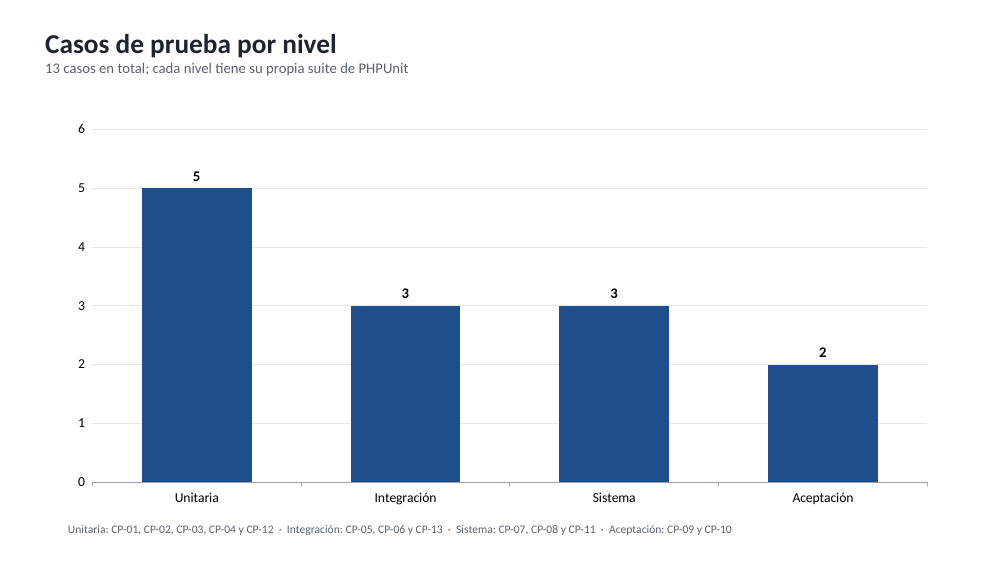
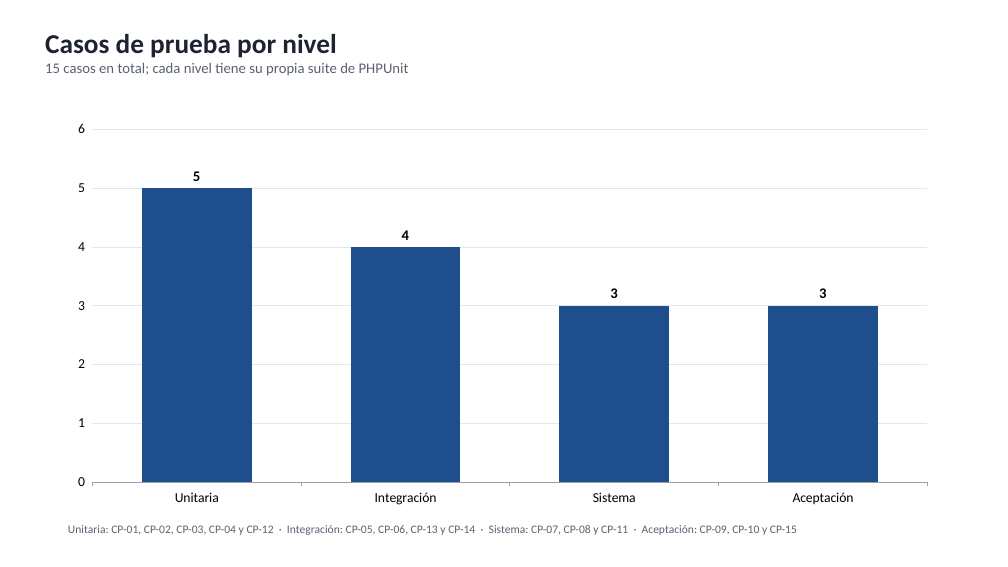
Before and after one commit to azharsonix/sistema-inventario-actividad-2, a slide deck: slide 8 of docs/Segunda parte/Diagramas - Segunda parte.pptx. Drawn at 1008x567 pixels with LibreOffice and Linux fonts; fonts in the diff are those of the drawing. Boxes give left, top, right and bottom in pixels: in the first picture for what was removed or moved away, otherwise in the second. Text is boxed around its words. In the diff, an @@ line names an element or a change of style, - is before the commit and + after.

Commit message:
docs: segunda parte con 15 casos (CP-14 consulta existente y CP-15 proceso completo), gráficas y capturas actualizadas

```diff
--- a/docs/Segunda parte/Diagramas - Segunda parte.pptx
+++ b/docs/Segunda parte/Diagramas - Segunda parte.pptx
@@ text at (x1=45, y1=63, x2=409, y2=76): text changed @@
-13 casos en total; cada nivel tiene su propia suite de PHPUnit
+15 casos en total; cada nivel tiene su propia suite de PHPUnit
@@ column chart at (x1=60, y1=113, x2=945, y2=514) @@
@@ Series 1, Integración: 3 to 4 @@
@@ Series 1, Aceptación: 2 to 3 @@
@@ text at (x1=68, y1=525, x2=797, y2=535): text changed @@
-Unitaria: CP-01, CP-02, CP-03, CP-04 y CP-12 · Integración: CP-05, CP-06 y CP-13 · Sistema: CP-07, CP-08 y CP-11 · Aceptación: CP-09 y CP-10
+Unitaria: CP-01, CP-02, CP-03, CP-04 y CP-12 · Integración: CP-05, CP-06, CP-13 y CP-14 · Sistema: CP-07, CP-08 y CP-11 · Aceptación: CP-09, CP-10 y CP-15
```
Also in this commit, not shown: 7 other slides changed, 2 other files.
